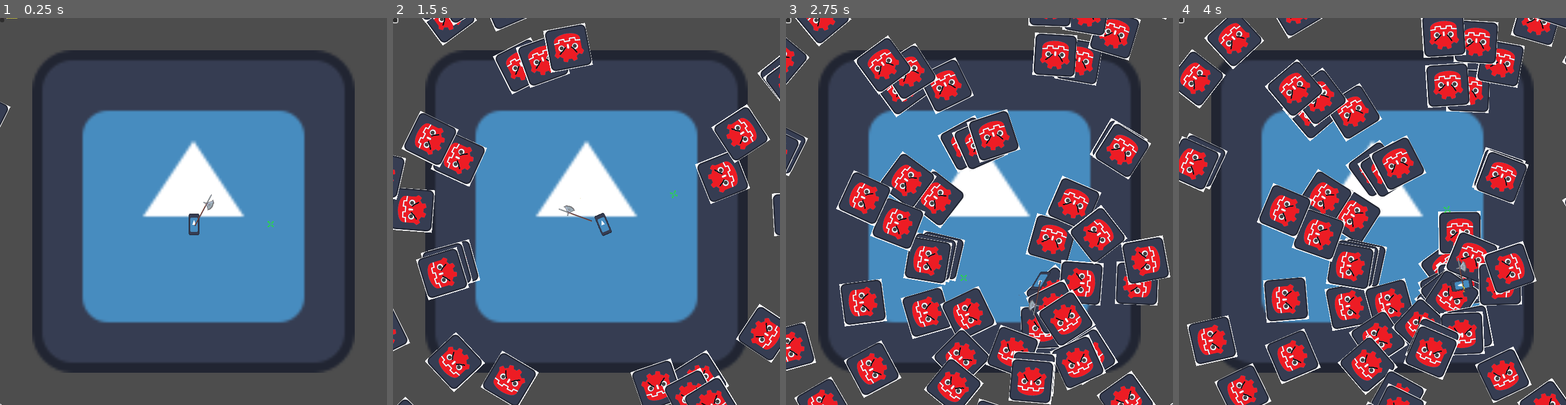
Above: before the commit, frames 1-4 (left to right).
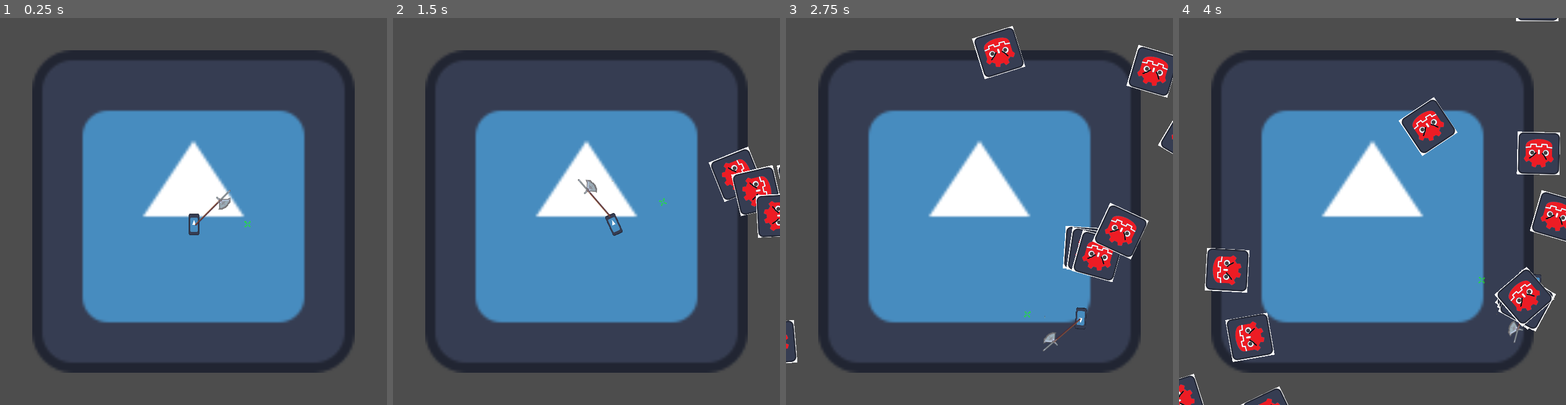
Above: after the commit, the same moments.

Repository: pkettune/halberd_arena
Game: Godot game, scene res://scenes/Main.tscn
Same seed, same stepped clock (60 frames per second), same inputs: the game is played once before the commit and once after it. The engine's default icon, where the game draws it, is replaced by a stand-in: a white triangle on a blue panel in a dark square.
Inputs (mouse positions are in pixels of both pictures, inside the frame that each line leads up to):
- Up to frame 1 (0.25 s): no input
- Up to frame 2 (1.5 s): click (396, 21) at 0.52 s; move the mouse to (671, 192) at 1.27 s; press the mouse at (671, 192) at 1.28 s; hold D (right) from 1.28 s (still down)
- Up to frame 3 (2.75 s): move the mouse to (902, 230) at 2.02 s; release D (right) at 2.03 s; release the mouse at (902, 230) at 2.03 s; hold S (down) from 2.03 s (still down); click (902, 230) at 2.1 s
- Up to frame 4 (4 s): move the mouse to (1411, 126) at 2.77 s; release S (down) at 2.78 s; hold D (right) 2.78-3.53 s; hold Right mouse button (throw) 2.78-3.53 s; click (1411, 126) at 3.05 s; move the mouse to (1353, 288) at 3.52 s; hold W (up) from 3.53 s (still down); click (1353, 288) at 3.6 s

The runs differ from the first frame. In frame 1, 0.3% of the frame differs, in the area x 0-71%, y 0-100%; in frame 2, 12%; in frame 3, 30%; in frame 4, 35%, in the area x 0-100%, y 0-100%.
Error after the commit: Parse Error: Class "HurtBox" hides a global script class. (res://scripts/hurtbox.gd:2)

Commit message:
hurtboxes fixed

Diff:
--- a/project.godot
+++ b/project.godot
@@ -82,12 +82,10 @@
 
 [layer_names]
 
-2d_physics/layer_1="PLAYER"
+2d_physics/layer_1="WORLD"
 2d_physics/layer_2="WEAPON"
-2d_physics/layer_3="ENEMY"
-2d_physics/layer_4="ARENA"
-2d_physics/layer_5="HITBOX"
-2d_physics/layer_6="HURTBOX"
+2d_physics/layer_3="PLAYER_HURTBOX"
+2d_physics/layer_4="ENEMY_HURTBOX"
 
 [rendering]
 
--- a/scenes/Main.tscn
+++ b/scenes/Main.tscn
@@ -1,12 +1,11 @@
-[gd_scene load_steps=8 format=3 uid="uid://debpemh102rl1"]
+[gd_scene load_steps=7 format=3 uid="uid://caaqqn3x42u1u"]
 
 [ext_resource type="Script" path="res://scripts/globals.gd" id="1_3pofc"]
 [ext_resource type="PackedScene" uid="uid://bfj64ghpbakjs" path="res://scenes/arena.tscn" id="1_y0b0d"]
 [ext_resource type="PackedScene" uid="uid://bss165o1gdb1g" path="res://scenes/player.tscn" id="2_8axoe"]
-[ext_resource type="PackedScene" uid="uid://ds7ysl744osi7" path="res://scenes/HUD.tscn" id="3_exrj4"]
-[ext_resource type="PackedScene" uid="uid://bwiw1yylos4gw" path="res://scenes/weapon.tscn" id="5_67alg"]
-[ext_resource type="PackedScene" uid="uid://chcc0esdq1u3j" path="res://scenes/projectile.tscn" id="5_teihn"]
-[ext_resource type="PackedScene" uid="uid://cgqmq6n48ndpq" path="res://scenes/enemy.tscn" id="7_wuif2"]
+[ext_resource type="PackedScene" uid="uid://ds7ysl744osi7" path="res://scenes/hud.tscn" id="3_exrj4"]
+[ext_resource type="PackedScene" uid="uid://vuktef843efm" path="res://scenes/weapon.tscn" id="5_67alg"]
+[ext_resource type="PackedScene" uid="uid://deoq7cuk1v6tk" path="res://scenes/spawner.tscn" id="6_dkgw1"]
 
 [node name="Main" type="Node2D"]
 script = ExtResource("1_3pofc")
@@ -14,13 +13,13 @@
 [node name="Arena" parent="." instance=ExtResource("1_y0b0d")]
 
 [node name="HUD" parent="." instance=ExtResource("3_exrj4")]
+visible = false
 
 [node name="Player" parent="." instance=ExtResource("2_8axoe")]
 position = Vector2(361, 384)
+speed = 250
 
 [node name="Weapon" parent="Player" instance=ExtResource("5_67alg")]
+position = Vector2(-1.97784, -1.97784)
 
-[node name="Projectile" parent="." instance=ExtResource("5_teihn")]
-
-[node name="Enemy" parent="." instance=ExtResource("7_wuif2")]
-visible = false
+[node name="Spawner" parent="." instance=ExtResource("6_dkgw1")]
--- a/scenes/arena.tscn
+++ b/scenes/arena.tscn
@@ -6,18 +6,14 @@
 [sub_resource type="RectangleShape2D" id="RectangleShape2D_x8y58"]
 size = Vector2(604, 601)
 
-[sub_resource type="Curve2D" id="Curve2D_himlg"]
-_data = {
-"points": PackedVector2Array(0, 0, 0, 0, 795, -53, 0, 0, 0, 0, 796.224, 777.329, 0, 0, 0, 0, -59.2096, 773.836, 0, 0, 0, 0, -55.5382, -49.5063, 0, 0, 0, 0, 795, -53)
-}
-point_count = 5
-
 [node name="Arena" type="Node2D"]
 script = ExtResource("1_vkwaa")
 
 [node name="Floor" type="Area2D" parent="."]
 collision_layer = 0
-collision_mask = 36
+collision_mask = 0
+monitoring = false
+monitorable = false
 
 [node name="Logo" type="Sprite2D" parent="Floor"]
 position = Vector2(360, 360)
@@ -28,18 +24,4 @@
 position = Vector2(359, 361.5)
 shape = SubResource("RectangleShape2D_x8y58")
 
-[node name="SpawnPath" type="Path2D" parent="."]
-position = Vector2(63.382, 50.5109)
-scale = Vector2(0.81713, 0.858696)
-curve = SubResource("Curve2D_himlg")
-
-[node name="SpawnLocation" type="PathFollow2D" parent="SpawnPath"]
-position = Vector2(795, -53)
-rotation = 1.56932
-
-[node name="SpawnTimer" type="Timer" parent="."]
-wait_time = 0.052
-autostart = true
-
 [connection signal="body_exited" from="Floor" to="." method="_on_floor_body_exited"]
-[connection signal="timeout" from="SpawnTimer" to="." method="_on_spawn_timer_timeout"]
--- a/scenes/enemy.tscn
+++ b/scenes/enemy.tscn
@@ -1,8 +1,9 @@
-[gd_scene load_steps=8 format=3 uid="uid://cgqmq6n48ndpq"]
+[gd_scene load_steps=9 format=3 uid="uid://cgqmq6n48ndpq"]
 
 [ext_resource type="Script" path="res://scripts/enemy.gd" id="1_o80ey"]
-[ext_resource type="Script" path="res://scripts/Hurtbox.gd" id="3_tfr72"]
+[ext_resource type="Script" path="res://scripts/hurtbox.gd" id="3_k2tvo"]
 [ext_resource type="Texture2D" uid="uid://mglti6ybt4m4" path="res://pictures/enemy_damage_sheet.png" id="4_2n0up"]
+[ext_resource type="Script" path="res://scripts/hitbox.gd" id="4_5y08v"]
 
 [sub_resource type="AtlasTexture" id="AtlasTexture_ptoty"]
 atlas = ExtResource("4_2n0up")
@@ -20,22 +21,18 @@
 }, {
 "duration": 3.0,
 "texture": SubResource("AtlasTexture_h4juo")
-}, {
-"duration": 0.1,
-"texture": SubResource("AtlasTexture_ptoty")
 }],
 "loop": false,
 "name": &"hurt",
 "speed": 3.0
 }]
 
-[sub_resource type="RectangleShape2D" id="RectangleShape2D_in4ph"]
-size = Vector2(9.77272, 10)
+[sub_resource type="CircleShape2D" id="CircleShape2D_5chh6"]
 
 [node name="Enemy" type="CharacterBody2D"]
 scale = Vector2(3, 3)
-collision_layer = 4
-collision_mask = 17
+collision_layer = 0
+collision_mask = 0
 script = ExtResource("1_o80ey")
 speed = 140
 
@@ -45,23 +42,26 @@
 sprite_frames = SubResource("SpriteFrames_3i6eq")
 animation = &"hurt"
 
-[node name="Hurtbox" type="Area2D" parent="AnimatedSprite2D"]
-position = Vector2(160, 150)
-scale = Vector2(5, 5)
-collision_layer = 32
-collision_mask = 16
-script = ExtResource("3_tfr72")
+[node name="Hurtbox" type="Area2D" parent="."]
+position = Vector2(-30.0001, 31.9999)
+rotation = 1.5708
+collision_layer = 8
+collision_mask = 2
+script = ExtResource("3_k2tvo")
 
-[node name="CollisionShape2D" type="CollisionShape2D" parent="AnimatedSprite2D/Hurtbox"]
-position = Vector2(-31.975, -29.75)
-rotation = 1.5708
-scale = Vector2(2.2, 2.2)
-shape = SubResource("RectangleShape2D_in4ph")
+[node name="CollisionShape2D" type="CollisionShape2D" parent="Hurtbox"]
+position = Vector2(-32, -30)
+scale = Vector2(1.2, 1.2)
+shape = SubResource("CircleShape2D_5chh6")
+debug_color = Color(0, 0.627451, 0.505882, 0.419608)
 
-[node name="CollisionShape2D2" type="CollisionShape2D" parent="."]
-position = Vector2(-0.249995, 0.0249888)
-rotation = -3.14159
-scale = Vector2(2.2, 2.2)
-shape = SubResource("RectangleShape2D_in4ph")
+[node name="Hitbox" type="Area2D" parent="."]
+script = ExtResource("4_5y08v")
+damage = 3
 
-[connection signal="area_entered" from="AnimatedSprite2D/Hurtbox" to="AnimatedSprite2D/Hurtbox" method="_on_area_entered"]
+[node name="CollisionShape2D" type="CollisionShape2D" parent="Hitbox"]
+scale = Vector2(1.2, 1.2)
+shape = SubResource("CircleShape2D_5chh6")
+debug_color = Color(0, 0.627451, 0.505882, 0.419608)
+
+[connection signal="area_entered" from="Hurtbox" to="Hurtbox" method="_on_area_entered"]
--- /dev/null
+++ b/scenes/player.gd
@@ -0,0 +1,11 @@
+extends CharacterBody2D
+
+
+# Called when the node enters the scene tree for the first time.
+func _ready():
+	pass # Replace with function body.
+
+
+# Called every frame. 'delta' is the elapsed time since the previous frame.
+func _process(delta):
+	pass
--- a/scenes/player.tscn
+++ b/scenes/player.tscn
@@ -1,42 +1,36 @@
-[gd_scene load_steps=7 format=3 uid="uid://bss165o1gdb1g"]
+[gd_scene load_steps=6 format=3 uid="uid://bss165o1gdb1g"]
 
 [ext_resource type="Script" path="res://scripts/player.gd" id="1_fli1f"]
 [ext_resource type="Texture2D" uid="uid://barb5gwt3xaqt" path="res://pictures/icon.svg" id="2_br26d"]
 [ext_resource type="Texture2D" uid="uid://byleytitqfois" path="res://pictures/crosshair_green.png" id="4_5qwv0"]
 [ext_resource type="AudioStream" uid="uid://bifdita412fe0" path="res://sounds/död.wav" id="5_g78af"]
 
-[sub_resource type="RectangleShape2D" id="RectangleShape2D_tcdnn"]
-size = Vector2(15.9195, 33.1501)
-
 [sub_resource type="RectangleShape2D" id="RectangleShape2D_0y8mp"]
 size = Vector2(16.3878, 34.4611)
 
-[node name="Player" type="Node2D" node_paths=PackedStringArray("crosshair")]
-script = ExtResource("1_fli1f")
-crosshair = NodePath("Crosshair/CrosshairSprite")
-aim_radius = 80
-metadata/_edit_horizontal_guides_ = []
-
-[node name="PlayerBody" type="CharacterBody2D" parent="."]
+[node name="Player" type="CharacterBody2D" node_paths=PackedStringArray("crosshair")]
 collision_layer = 0
 collision_mask = 0
+script = ExtResource("1_fli1f")
+crosshair = NodePath("Crosshair")
 
-[node name="PlayerCollisionBox" type="CollisionShape2D" parent="PlayerBody"]
-position = Vector2(0.124269, -0.179183)
-shape = SubResource("RectangleShape2D_tcdnn")
+[node name="PlayerSprite" type="Sprite2D" parent="."]
+scale = Vector2(0.15625, 0.3125)
+texture = ExtResource("2_br26d")
 
-[node name="PlayerHurtBox" type="Area2D" parent="PlayerBody/PlayerCollisionBox"]
-position = Vector2(-0.217798, 0.179246)
-collision_layer = 32
-collision_mask = 4
+[node name="PlayerHurtBox" type="Area2D" parent="."]
+position = Vector2(-0.093529, 6.29872e-05)
+collision_layer = 4
+collision_mask = 8
+monitorable = false
 
-[node name="CollisionShape2D" type="CollisionShape2D" parent="PlayerBody/PlayerCollisionBox/PlayerHurtBox"]
+[node name="CollisionShape2D" type="CollisionShape2D" parent="PlayerHurtBox"]
 position = Vector2(0.0774477, 0.00810432)
 shape = SubResource("RectangleShape2D_0y8mp")
 
-[node name="PlayerSprite" type="Sprite2D" parent="PlayerBody"]
-scale = Vector2(0.15625, 0.3125)
-texture = ExtResource("2_br26d")
+[node name="CollisionShape2D" type="CollisionShape2D" parent="."]
+position = Vector2(-0.0160813, 0.00816731)
+shape = SubResource("RectangleShape2D_0y8mp")
 
 [node name="Crosshair" type="Node2D" parent="."]
 position = Vector2(-17.1026, -0.33371)
@@ -54,4 +48,4 @@
 process_mode = 3
 stream = ExtResource("5_g78af")
 
-[connection signal="body_entered" from="PlayerBody/PlayerCollisionBox/PlayerHurtBox" to="." method="_on_player_hurt_box_body_entered"]
+[connection signal="area_entered" from="PlayerHurtBox" to="." method="_on_player_hurt_box_area_entered"]
--- a/scenes/projectile.tscn
+++ b/scenes/projectile.tscn
@@ -2,15 +2,15 @@
 
 [ext_resource type="Script" path="res://scripts/projectile.gd" id="1_vhnxs"]
 [ext_resource type="Texture2D" uid="uid://bcgadixvfrpv" path="res://pictures/aurinkoon3.png" id="2_506mh"]
-[ext_resource type="Script" path="res://scripts/projectile_hitbox.gd" id="3_df8ya"]
+[ext_resource type="Script" path="res://scripts/hitbox.gd" id="3_uocq2"]
 
 [sub_resource type="CapsuleShape2D" id="CapsuleShape2D_tvkbn"]
 radius = 2.11649
 height = 67.6168
 
 [node name="Spear" type="CharacterBody2D"]
-collision_layer = 2
-collision_mask = 20
+collision_layer = 0
+collision_mask = 0
 script = ExtResource("1_vhnxs")
 
 [node name="Sprite" type="Sprite2D" parent="."]
@@ -19,9 +19,11 @@
 
 [node name="HitBox" type="Area2D" parent="."]
 rotation = 1.5708
-collision_layer = 16
-collision_mask = 32
-script = ExtResource("3_df8ya")
+collision_layer = 2
+collision_mask = 8
+monitoring = false
+script = ExtResource("3_uocq2")
+damage = 6
 
 [node name="CollisionShape2D" type="CollisionShape2D" parent="HitBox"]
 position = Vector2(-0.109347, 0.398274)
--- /dev/null
+++ b/scenes/spawner.tscn
@@ -0,0 +1,27 @@
+[gd_scene load_steps=3 format=3 uid="uid://deoq7cuk1v6tk"]
+
+[ext_resource type="Script" path="res://scripts/spawner.gd" id="1_1arc4"]
+
+[sub_resource type="Curve2D" id="Curve2D_himlg"]
+_data = {
+"points": PackedVector2Array(0, 0, 0, 0, 795, -53, 0, 0, 0, 0, 796.224, 777.329, 0, 0, 0, 0, -59.2096, 773.836, 0, 0, 0, 0, -55.5382, -49.5063, 0, 0, 0, 0, 795, -53)
+}
+point_count = 5
+
+[node name="Spawner" type="Node2D"]
+script = ExtResource("1_1arc4")
+
+[node name="SpawnPath" type="Path2D" parent="."]
+position = Vector2(63.382, 50.5109)
+scale = Vector2(0.81713, 0.858696)
+curve = SubResource("Curve2D_himlg")
+
+[node name="SpawnLocation" type="PathFollow2D" parent="SpawnPath"]
+position = Vector2(795, -53)
+rotation = 1.56932
+
+[node name="SpawnTimer" type="Timer" parent="."]
+wait_time = 0.309
+autostart = true
+
+[connection signal="timeout" from="SpawnTimer" to="." method="_on_spawn_timer_timeout"]
--- a/scenes/weapon.tscn
+++ b/scenes/weapon.tscn
@@ -1,96 +1,109 @@
-[gd_scene load_steps=10 format=3 uid="uid://bwiw1yylos4gw"]
+[gd_scene load_steps=10 format=3 uid="uid://vuktef843efm"]
 
 [ext_resource type="Script" path="res://scripts/weapon.gd" id="1_vd6j2"]
+[ext_resource type="Script" path="res://scripts/hitbox.gd" id="2_b63go"]
 [ext_resource type="Texture2D" uid="uid://cbhu528f3l6kg" path="res://pictures/aurinkoon2.png" id="2_bj3mr"]
-[ext_resource type="Script" path="res://scripts/melee_hitbox.gd" id="3_okgc3"]
 [ext_resource type="AudioStream" uid="uid://cv3nr35j7m0hu" path="res://sounds/bling3.wav" id="4_u4piw"]
 
 [sub_resource type="CapsuleShape2D" id="CapsuleShape2D_7d643"]
-radius = 13.6473
-height = 63.4577
+radius = 13.1529
+height = 28.5898
 
 [sub_resource type="Animation" id="Animation_atu8b"]
 length = 0.001
 tracks/0/type = "value"
 tracks/0/imported = false
 tracks/0/enabled = true
-tracks/0/path = NodePath("..:rotation")
+tracks/0/path = NodePath(".:position")
 tracks/0/interp = 1
 tracks/0/loop_wrap = true
 tracks/0/keys = {
 "times": PackedFloat32Array(0),
 "transitions": PackedFloat32Array(1),
 "update": 0,
-"values": [-0.293723]
+"values": [Vector2(-1.97784, -1.97784)]
 }
 tracks/1/type = "value"
 tracks/1/imported = false
 tracks/1/enabled = true
-tracks/1/path = NodePath("..:position")
+tracks/1/path = NodePath(".:rotation")
 tracks/1/interp = 1
 tracks/1/loop_wrap = true
 tracks/1/keys = {
 "times": PackedFloat32Array(0),
 "transitions": PackedFloat32Array(1),
 "update": 0,
-"values": [Vector2(-8.06975, -6.21569)]
+"values": [0.159151]
+}
+tracks/2/type = "value"
+tracks/2/imported = false
+tracks/2/enabled = true
+tracks/2/path = NodePath("WeaponSprite:frame")
+tracks/2/interp = 1
+tracks/2/loop_wrap = true
+tracks/2/keys = {
+"times": PackedFloat32Array(0),
+"transitions": PackedFloat32Array(1),
+"update": 1,
+"values": [0]
 }
 
 [sub_resource type="Animation" id="Animation_gi5r6"]
 resource_name = "attack"
 length = 0.5
+step = 0.05
 tracks/0/type = "value"
 tracks/0/imported = false
 tracks/0/enabled = true
-tracks/0/path = NodePath("..:rotation")
+tracks/0/path = NodePath(".:rotation")
 tracks/0/interp = 1
 tracks/0/loop_wrap = true
 tracks/0/keys = {
-"times": PackedFloat32Array(0.0506414, 0.15857, 0.256336, 0.280432, 0.303768, 0.370833, 0.392028, 0.39221, 0.4221, 0.449778, 0.477146),
-"transitions": PackedFloat32Array(1, 1, 1, 1, 1, 1, 1, 1, 1, 1, 1),
-"update": 2,
-"values": [-0.630914, -1.60444, -1.60444, -1.18855, -0.844405, 0.190196, 0.931372, 0.935996, 1.69542, 1.92997, -0.630914]
+"times": PackedFloat32Array(0, 0.1, 0.2, 0.25, 0.35, 0.4, 0.5),
+"transitions": PackedFloat32Array(1, 1, 1, 1, 1, 1, 1),
+"update": 0,
+"values": [0.0, -1.44196, -0.995385, 0.159151, 1.05283, 1.94652, 0.0]
 }
 tracks/1/type = "value"
 tracks/1/imported = false
 tracks/1/enabled = true
-tracks/1/path = NodePath("..:position")
+tracks/1/path = NodePath(".:position")
 tracks/1/interp = 1
 tracks/1/loop_wrap = true
 tracks/1/keys = {
-"times": PackedFloat32Array(0.0506414, 0.152588, 0.254627, 0.28385, 0.303768, 0.370833, 0.39221, 0.393049, 0.4221, 0.449778, 0.477146),
-"transitions": PackedFloat32Array(1, 1, 1, 1, 1, 1, 1, 1, 1, 1, 1),
-"update": 2,
-"values": [Vector2(-1.97784, -1.97784), Vector2(-19.6628, -12.8187), Vector2(-19.6628, -12.8187), Vector2(-5.09257, -15.4645), Vector2(4.10138, -15.1717), Vector2(33.6792, -21.7368), Vector2(69, -4), Vector2(42.2254, -8.60641), Vector2(33.4391, 12.4589), Vector2(19.883, 8.04078), Vector2(-1.97784, -1.97784)]
+"times": PackedFloat32Array(0, 0.1, 0.2, 0.25, 0.35, 0.4, 0.5),
+"transitions": PackedFloat32Array(1, 1, 1, 1, 1, 1, 1),
+"update": 0,
+"values": [Vector2(-1.97784, -1.97784), Vector2(-13, -8), Vector2(1.19209e-07, -15), Vector2(33, -31), Vector2(48, 5), Vector2(-1.97784, -1.97784), Vector2(-1.97784, -1.97784)]
 }
 tracks/2/type = "value"
 tracks/2/imported = false
 tracks/2/enabled = true
-tracks/2/path = NodePath("HitBox:collision_layer")
+tracks/2/path = NodePath("HitBox:monitorable")
 tracks/2/interp = 1
 tracks/2/loop_wrap = true
 tracks/2/keys = {
-"times": PackedFloat32Array(0.232874, 0.433065),
+"times": PackedFloat32Array(0.15, 0.4),
 "transitions": PackedFloat32Array(1, 1),
 "update": 1,
-"values": [16, 0]
+"values": [true, false]
 }
 
 [sub_resource type="Animation" id="Animation_g840r"]
 resource_name = "power_up"
 length = 5.0
-step = 0.024
+step = 0.05
 tracks/0/type = "value"
 tracks/0/imported = false
 tracks/0/enabled = true
 tracks/0/path = NodePath("WeaponSprite:frame")
-tracks/0/interp = 0
-tracks/0/loop_wrap = false
+tracks/0/interp = 1
+tracks/0/loop_wrap = true
 tracks/0/keys = {
-"times": PackedFloat32Array(0, 0.0403099, 0.0814743, 0.120075, 0.156967, 0.193859, 0.232322, 0.288, 0.336, 0.36, 0.408, 0.456, 0.504, 0.552, 0.621459),
-"transitions": PackedFloat32Array(1, 1, 1, 1, 1, 1, 1, 1, 1, 1, 1, 1, 1, 1, 1),
-"update": 0,
-"values": [0, 1, 2, 1, 2, 1, 3, 4, 3, 4, 3, 4, 5, 6, 7]
+"times": PackedFloat32Array(0, 0.05, 0.1, 0.15, 0.2, 0.25, 0.3, 0.35, 0.4, 0.45, 0.6),
+"transitions": PackedFloat32Array(1, 1, 1, 1, 1, 1, 1, 1, 1, 1, 1),
+"update": 1,
+"values": [0, 1, 2, 3, 4, 5, 3, 4, 5, 6, 7]
 }
 
 [sub_resource type="AnimationLibrary" id="AnimationLibrary_vxikn"]
@@ -100,40 +113,38 @@
 "power_up": SubResource("Animation_g840r")
 }
 
-[node name="Weapon" type="Node2D"]
-position = Vector2(-8.06975, -6.21569)
-rotation = -0.293723
+[node name="Halberd" type="Node2D"]
+position = Vector2(-1.97784, -1.97784)
 script = ExtResource("1_vd6j2")
 
-[node name="Halberd" type="CharacterBody2D" parent="."]
-position = Vector2(-7.56619, 4.96915)
-collision_layer = 0
-collision_mask = 0
+[node name="HitBox" type="Area2D" parent="."]
+position = Vector2(1.97784, 0.977839)
+scale = Vector2(1.4, 1.4)
+collision_layer = 2
+collision_mask = 8
+monitoring = false
+monitorable = false
+script = ExtResource("2_b63go")
+damage = 3
 
-[node name="WeaponSprite" type="Sprite2D" parent="Halberd"]
-position = Vector2(31.9841, -25.2957)
-texture = ExtResource("2_bj3mr")
-hframes = 8
-
-[node name="HitBox" type="Area2D" parent="Halberd"]
-position = Vector2(9.98409, -6.48296)
-collision_layer = 0
-collision_mask = 0
-script = ExtResource("3_okgc3")
-
-[node name="CollisionShape2D" type="CollisionShape2D" parent="Halberd/HitBox"]
-position = Vector2(27.7878, -20.9499)
-rotation = 0.799856
+[node name="CollisionShape2D" type="CollisionShape2D" parent="HitBox"]
+position = Vector2(40.0496, -27.7373)
+rotation = -0.785397
 shape = SubResource("CapsuleShape2D_7d643")
 
 [node name="AnimationPlayer" type="AnimationPlayer" parent="."]
-root_node = NodePath("../Halberd")
 reset_on_save = false
 libraries = {
 "": SubResource("AnimationLibrary_vxikn")
 }
 
 [node name="AudioStreamPlayer2D" type="AudioStreamPlayer2D" parent="."]
-position = Vector2(-13.5318, -10.2132)
+position = Vector2(73.0446, -90.1541)
 stream = ExtResource("4_u4piw")
 volume_db = 5.193
+
+[node name="WeaponSprite" type="Sprite2D" parent="."]
+position = Vector2(35.5778, -31.1222)
+scale = Vector2(1.4, 1.4)
+texture = ExtResource("2_bj3mr")
+hframes = 8
--- a/scripts/Hurtbox.gd
+++ b/scripts/Hurtbox.gd
@@ -2,17 +2,7 @@
 class_name HurtBox
 extends Area2D
 
-
-#func _init() -> void:
-# hurtbox should tecets hits but not deal them. This variable does that.
-#	monitorable = false
-# This turns off collision layer  bit 1 and turns on bit 32 = layer 6.
-#	collision_mask = 32
-
-#func _ready() -> void:
-#	area_entered.connect(_on_area_entered)
-
-func _on_area_entered(hitbox) -> void:
+func _on_area_entered(hitbox: HitBox) -> void:
 	if hitbox == null:
 		return
 
--- a/scripts/arena.gd
+++ b/scripts/arena.gd
@@ -1,27 +1,4 @@
 extends Node2D
-
-const enemy_scene = preload("res://scenes/enemy.tscn")
-const player_scene = preload("res://scenes/player.tscn")
-
 
 func _on_floor_body_exited(body):
 	body.queue_free()
-
-func _ready():
-	randomize()
-
-func _on_spawn_timer_timeout():
-	var spawn_location = $SpawnPath/SpawnLocation
-	spawn_location.progress_ratio = randf()
-
-	var enemy = enemy_scene.instantiate()
-	add_child(enemy)
-
-	enemy.position = spawn_location.position
-
-	var direction = spawn_location.rotation + PI / 2
-	direction += randf_range(-PI / 4, PI / 4)
-	enemy.rotation = direction
-
-#	var velocity = Vector2(randf_range(20, 800), 0)
-#	enemy.velocity = velocity.rotated(direction)
--- a/scripts/enemy.gd
+++ b/scripts/enemy.gd
@@ -2,7 +2,6 @@
 extends CharacterBody2D
 
 var enemy = self
-const player_scene: PackedScene = preload("res://scenes/player.tscn")
 
 @onready var player = get_node("/root/Main/Player/")
 @onready var animation := $AnimatedSprite2D
@@ -23,14 +22,15 @@
 func take_damage(_damage: int) -> void:
 	health -= _damage
 	if health <= 0:
-		collision_mask = 0
+		set_deferred("monitorable", false)
 		speed = 0
 		animation.play("hurt")
 		await get_tree().create_timer(0.3).timeout
 		queue_free()
 
-	if _damage < 4:
-		enemy.position = lerp(player.position, enemy.position, 1.6)
+#	if _damage < 4:
+		# KNOCKBACKKK
+#		enemy.position = lerp(player.position, enemy.position, 1.6)
 
 	$AnimatedSprite2D.scale.x = 0.18
 	$AnimatedSprite2D.scale.y = 0.18
--- a/scripts/melee_hitbox.gd
+++ b/scripts/hitbox.gd
@@ -1,7 +1,7 @@
-class_name MeleeHitBox
+class_name HitBox
 extends Area2D
 
-@export var damage := 3
+@export var damage := 1
 
 @onready var collision_shape := $CollisionShape2D
 
--- a/scripts/player.gd
+++ b/scripts/player.gd
@@ -1,4 +1,4 @@
-extends Node2D
+extends CharacterBody2D
 
 @onready var weapon = $Weapon
 
@@ -8,8 +8,8 @@
 
 var screen_size = Vector2.ZERO
 
+var health = 3
 var deadzone = 0.2
-var health = 3
 
 var look_vector = Vector2.ZERO
 
@@ -52,14 +52,14 @@
 	position.x = clamp(position.x, 57, 663)
 	position.y = clamp(position.y, 62, 662)
 
-func _on_player_hurt_box_body_entered(_body):
+func _on_player_hurt_box_area_entered(area):
+	health -= 1
 	print("oof")
-	$PlayerBody/PlayerSprite.skew = 0.5
+	$PlayerSprite.skew = 0.5
 	await get_tree().create_timer(0.25).timeout
-	$PlayerBody/PlayerSprite.skew = 0
+	$PlayerSprite.skew = 0
 
-	health -= 1
-	if health == 0:
+	if health <= 0:
 		speed = 0
 		get_tree().paused = true
 		$AudioStreamPlayer2D.play()
--- a/scripts/projectile.gd
+++ b/scripts/projectile.gd
@@ -1,14 +1,9 @@
 class_name Projectile
 extends Node2D
 
-@export var player_scene: PackedScene = preload("res://scenes/player.tscn")
-@onready var player = get_node("/root/Main/Player/")
-
-@onready var hitbox := $HitBox
-@onready var sprite := $Sprite
-
 @export var speed := 700.0
 @export var lifetime := 0.5
+
 var direction := Vector2.ZERO
 
 func _ready():
--- a/scripts/projectile_hitbox.gd
+++ /dev/null
@@ -1,9 +0,0 @@
-class_name ProjectileHitBox
-extends Area2D
-
-@export var damage := 6
-
-@onready var collision_shape := $CollisionShape2D
-
-func set_disabled(is_disabled: bool) -> void:
-	collision_shape.set_deferred("disabled", is_disabled)
--- /dev/null
+++ b/scripts/spawner.gd
@@ -0,0 +1,22 @@
+extends Node2D
+
+@export var enemy_scene = preload("res://scenes/enemy.tscn")
+
+func _ready():
+	randomize()
+
+func _on_spawn_timer_timeout():
+	var spawn_location = $SpawnPath/SpawnLocation
+	spawn_location.progress_ratio = randf()
+
+	var enemy = enemy_scene.instantiate()
+	add_child(enemy)
+
+	enemy.position = spawn_location.position
+
+	var direction = spawn_location.rotation + PI / 2
+	direction += randf_range(-PI / 4, PI / 4)
+	enemy.rotation = direction
+
+#	var velocity = Vector2(randf_range(20, 800), 0)
+#	enemy.velocity = velocity.rotated(direction)
--- a/scripts/weapon.gd
+++ b/scripts/weapon.gd
@@ -3,7 +3,6 @@
 
 const ProjectileScene := preload("res://scenes/projectile.tscn")
 
-@onready var player = get_parent().get_parent().get_node("Player")
 @onready var shoot_position = get_parent().get_node("ShootPosition")
 @onready var anim_player = $AnimationPlayer
 
@@ -18,8 +17,6 @@
 	anim_player.play("attack")
 
 func _physics_process(delta):
-	if player.health == 0:
-		set_physics_process(false)
 
 	if Input.is_action_pressed("throw"):
 		anim_player.speed_scale = 1.0
Not shown: 1 places in scenes/arena.tscn that only renumber resources
